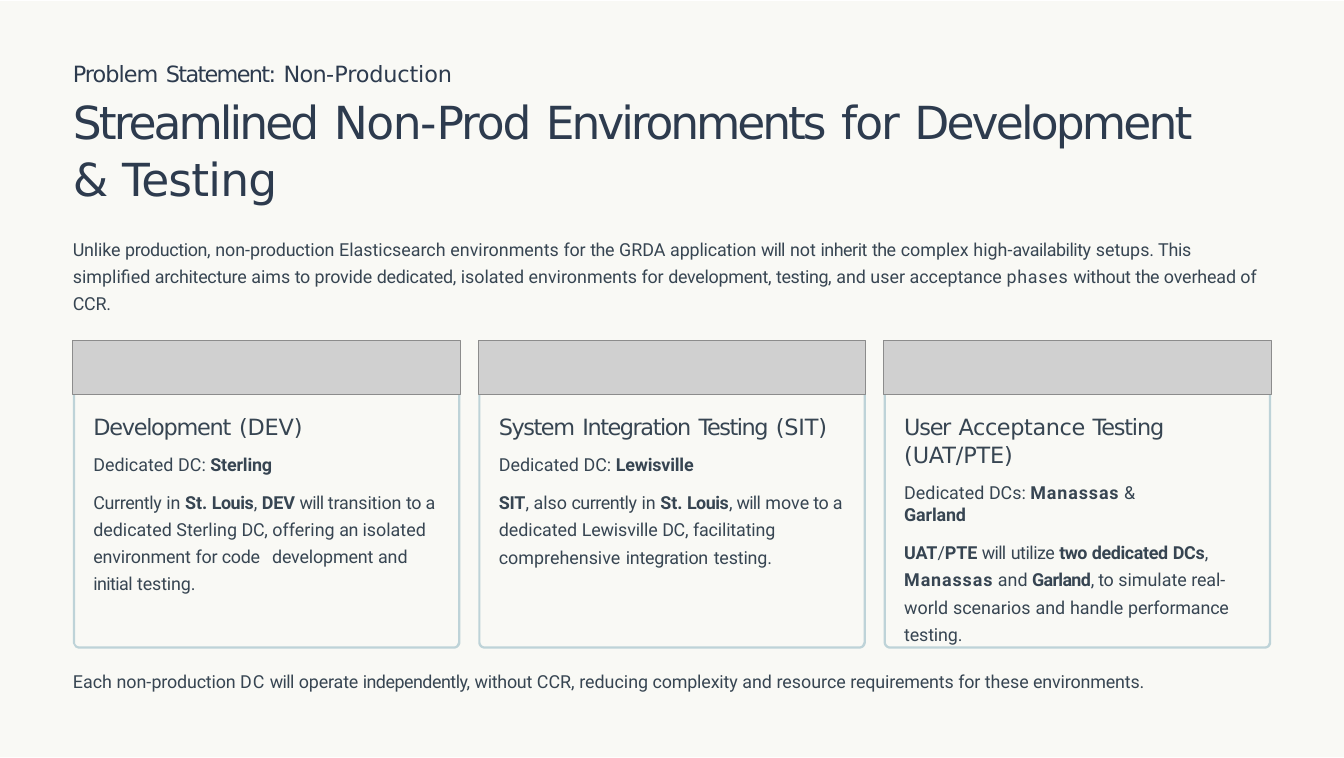
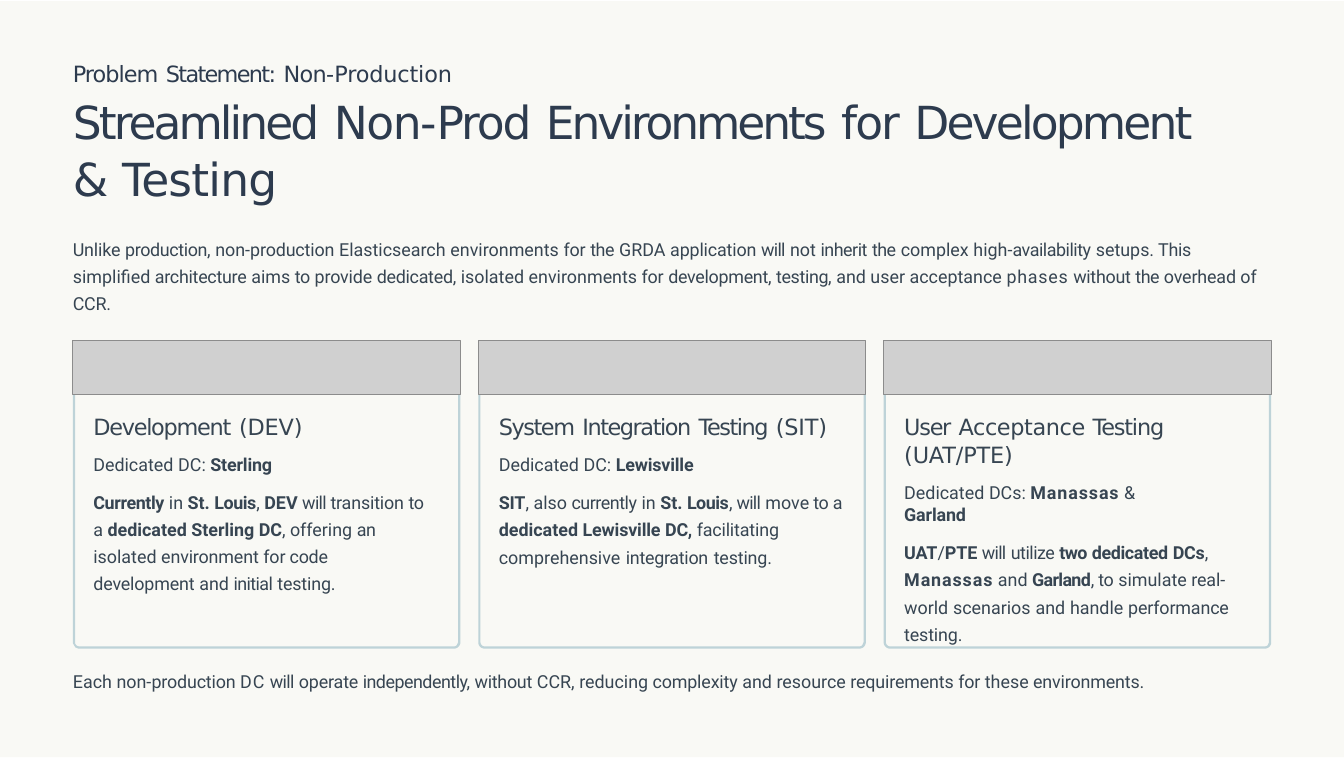
Before and after one commit to SugaanthMohan/hmmm, a slide deck: slide 4 of Elasticsearch-DC-Exit-Migration_V2_Lucky.pptx. Drawn at 1344x758 pixels with LibreOffice and Linux fonts; fonts in the diff are those of the drawing; grey boxes stand for pictures; background and template pictures are left out. Boxes give left, top, right and bottom in pixels: in the first picture for what was removed or moved away, otherwise in the second. Text is boxed around its words. In the diff, an @@ line names an element or a change of style, - is before the commit and + after.

```diff
--- a/Elasticsearch-DC-Exit-Migration_V2_Lucky.pptx
+++ b/Elasticsearch-DC-Exit-Migration_V2_Lucky.pptx
@@ text at (93, 495, 424, 594): bold on in "Currently dedicated Sterling DC," @@
@@ text at (499, 495, 843, 568): bold on in "dedicated Lewisville DC," @@
```
Also in this commit, not shown: 1 other slide changed.
